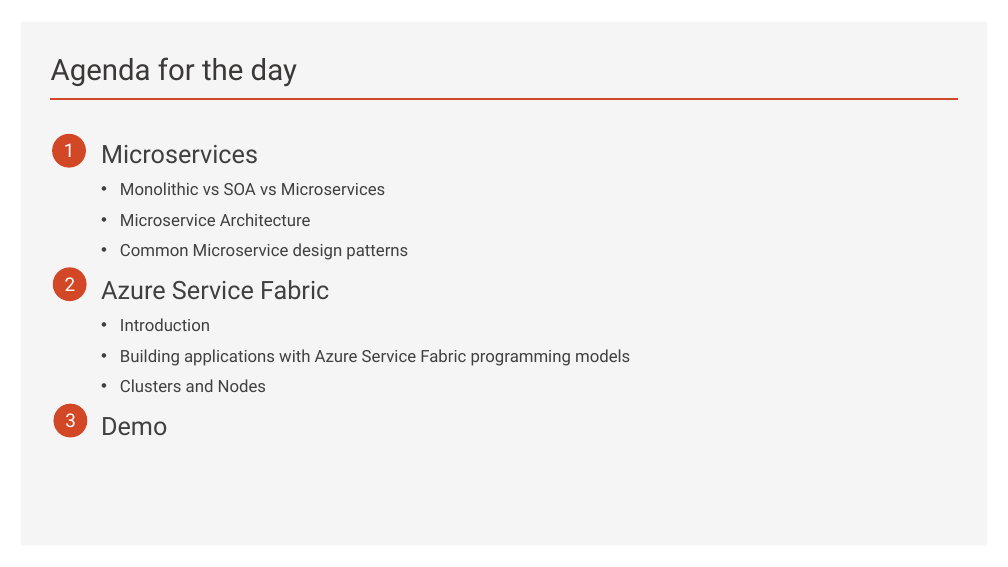
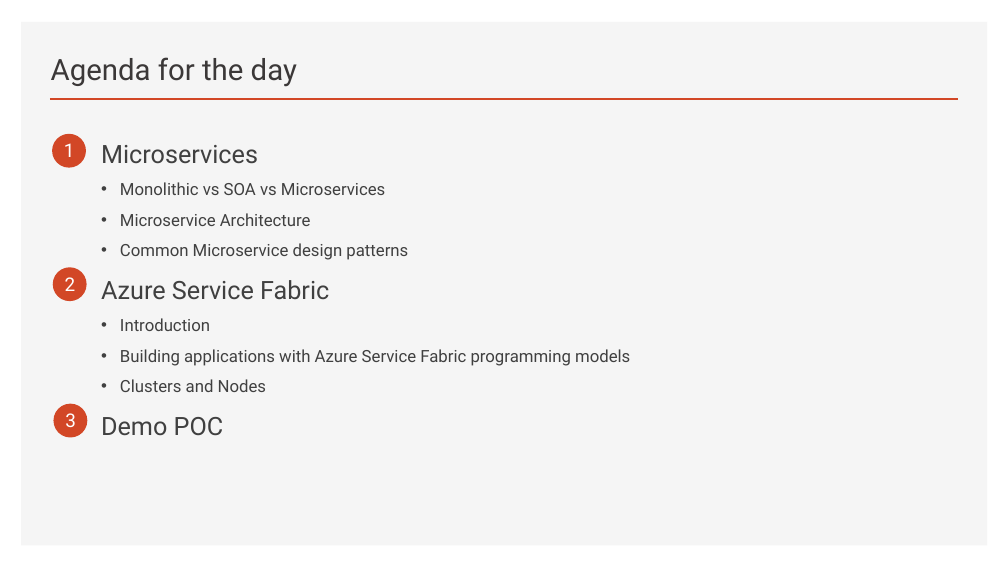
Before and after one commit to brianperera/EasyMaintain, a slide deck: slide 2 of Documents/MicroServices.pptx. Drawn at 1008x567 pixels with LibreOffice and Linux fonts; fonts in the diff are those of the drawing. Boxes give left, top, right and bottom in pixels: in the first picture for what was removed or moved away, otherwise in the second. Text is boxed around its words. In the diff, an @@ line names an element or a change of style, - is before the commit and + after.

```diff
--- a/Documents/MicroServices.pptx
+++ b/Documents/MicroServices.pptx
@@ text at (101, 417, 224, 436): text changed @@
-Demo
+Demo POC
```
Also in this commit, not shown: 7 other slides changed, 2 slides added.
